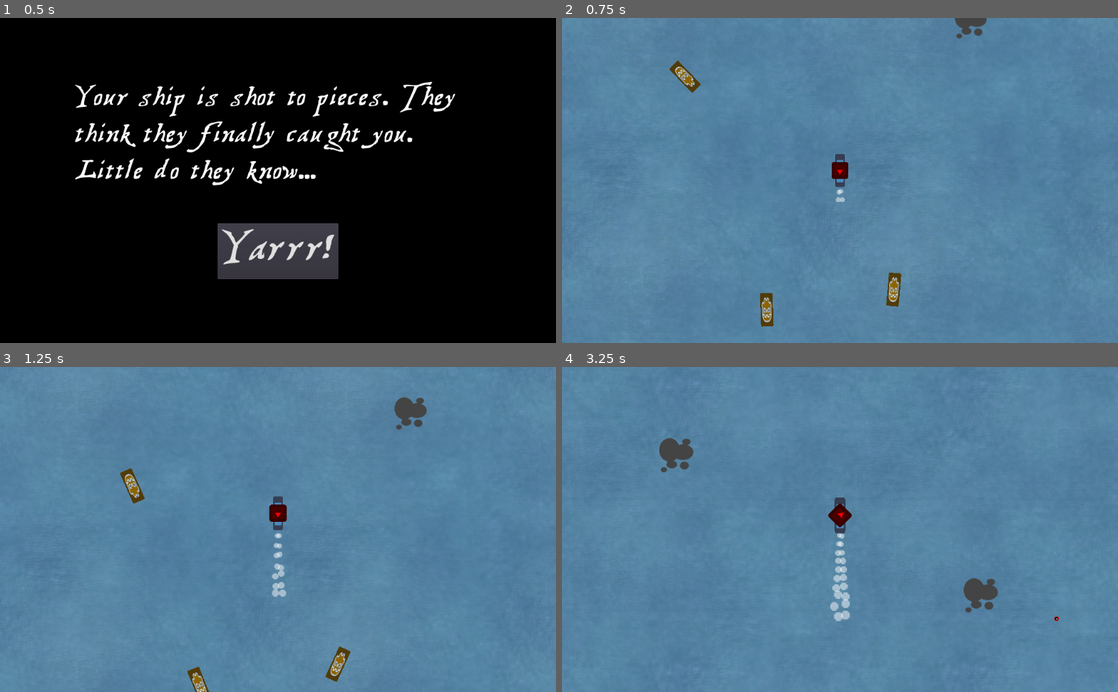
Above: before the commit, frames 1-4 (two rows, left to right).
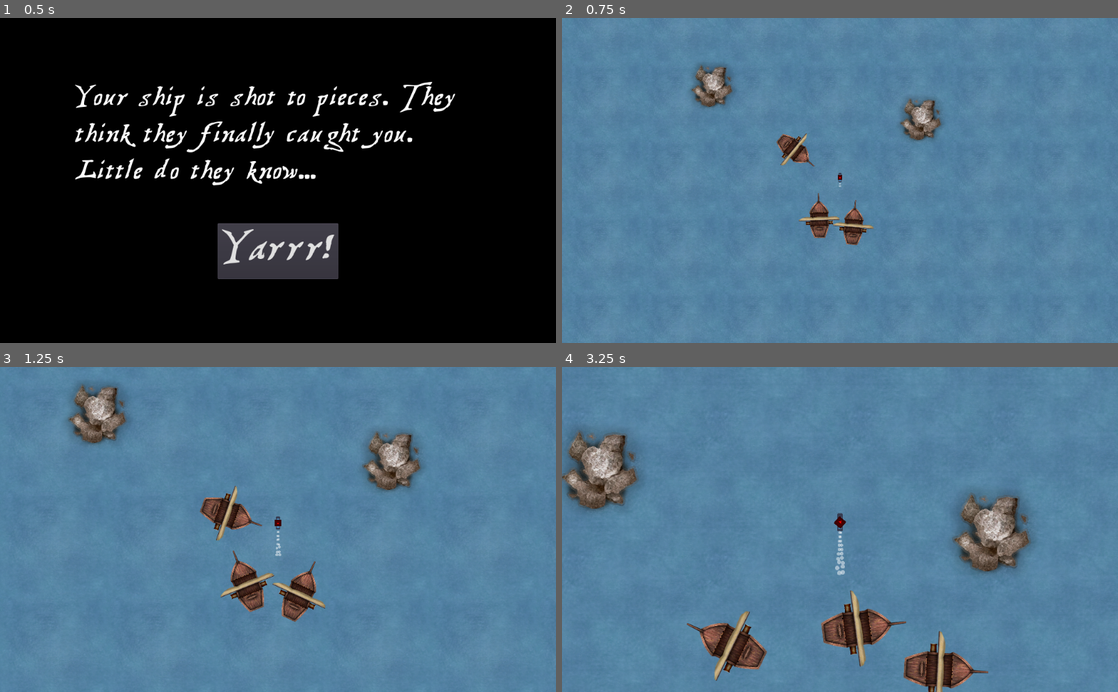
Above: after the commit, the same moments.

Repository: HedgeLizards/grappling
Game: Godot game, scene res://scenes/Menu.tscn
Same seed, same stepped clock (60 frames per second), same inputs: the game is played once before the commit and once after it. The engine's default icon, where the game draws it, is replaced by a stand-in: a white triangle on a blue panel in a dark square.
Inputs (mouse positions are in pixels of both pictures, inside the frame that each line leads up to):
- Up to frame 1 (0.5 s): no input
- Up to frame 2 (0.75 s): click "Yarrr!" at 0.5 s
- Up to frame 3 (1.25 s): no input
- Up to frame 4 (3.25 s): move the mouse to (962, 513) at 1.27 s; tap H (hunt) at 1.35, 2.85 s; click (962, 513) at 1.42 s; move the mouse to (728, 545) at 2.02 s; tap I (idle) at 2.1 s; click (728, 545) at 2.17 s; move the mouse to (895, 458) at 2.77 s; click (895, 458) at 2.92 s

Frame 1 is identical in both runs. In frame 2, 4.0% of the frame differs, in the area x 7-100%, y 0-96%; in frame 3, 6.9%; in frame 4, 11%, in the area x 0-90%, y 18-100%.

Commit message:
some assets and rescaling

Diff:
--- a/scenes/Bullet.tscn
+++ b/scenes/Bullet.tscn
@@ -1,6 +1,6 @@
 [gd_scene load_steps=3 format=2]
 
-[ext_resource path="res://assets/bullet.png" type="Texture" id=1]
+[ext_resource path="res://assets/enemy/enemy_cannonball.png" type="Texture" id=1]
 [ext_resource path="res://scripts/Bullet.gd" type="Script" id=2]
 
 [node name="Bullet" type="Area2D" groups=["dual"]]
@@ -13,6 +13,6 @@
 texture = ExtResource( 1 )
 
 [node name="CollisionPolygon2D" type="CollisionPolygon2D" parent="."]
-polygon = PoolVector2Array( -4, -2, -2, -4, 2, -4, 4, -2, 4, 2, 2, 4, -2, 4, -4, 2 )
+polygon = PoolVector2Array( -10.5, -3, -5, -10.5, 4, -10.5, 11, -4, 10.5, 5, 4.5, 10.5, -5.5, 10, -10.5, 3 )
 
 [connection signal="body_entered" from="." to="." method="_on_Bullet_body_entered"]
--- a/scenes/Main.tscn
+++ b/scenes/Main.tscn
@@ -17,10 +17,10 @@
 script = ExtResource( 8 )
 
 [node name="Sea" type="TextureRect" parent="Environment"]
-margin_left = -5000.0
-margin_top = -5000.0
-margin_right = 5000.0
-margin_bottom = 5000.0
+margin_left = -20000.0
+margin_top = -20000.0
+margin_right = 20000.0
+margin_bottom = 20000.0
 mouse_filter = 2
 texture = ExtResource( 2 )
 stretch_mode = 2
@@ -29,18 +29,19 @@
 autostart = true
 
 [node name="Rock" parent="Environment" instance=ExtResource( 3 )]
-position = Vector2( 252, -319 )
+position = Vector2( 544, -427 )
 
 [node name="Rock3" parent="Environment" instance=ExtResource( 3 )]
-position = Vector2( 254, -972 )
+position = Vector2( 59, -1760 )
 
 [node name="Rock2" parent="Environment" instance=ExtResource( 3 )]
-position = Vector2( -292, -570 )
+position = Vector2( -858, -651 )
 
 [node name="Player" parent="." instance=ExtResource( 1 )]
 
 [node name="Camera2D" type="Camera2D" parent="Player"]
 current = true
+zoom = Vector2( 4, 4 )
 smoothing_enabled = true
 script = ExtResource( 9 )
 
@@ -52,7 +53,7 @@
 rotation = -3.99157
 
 [node name="Ship2" parent="." instance=ExtResource( 5 )]
-position = Vector2( 103, 210 )
+position = Vector2( 90, 295 )
 
 [node name="Hook" parent="." instance=ExtResource( 6 )]
 
--- a/scenes/Rock.tscn
+++ b/scenes/Rock.tscn
@@ -1,13 +1,13 @@
 [gd_scene load_steps=2 format=2]
 
-[ext_resource path="res://assets/rocks.png" type="Texture" id=1]
+[ext_resource path="res://assets/rocks/rock1_1.png" type="Texture" id=1]
 
 [node name="Rock" type="StaticBody2D"]
 collision_layer = 11
 collision_mask = 0
 
 [node name="CollisionPolygon2D" type="CollisionPolygon2D" parent="."]
-polygon = PoolVector2Array( -32, -32, 32, -32, 32, 32, -32, 32 )
+polygon = PoolVector2Array( -79, -128, 81, -117, 131, 35, 80, 116, -19, 137, -71, 125, -131, 29 )
 
 [node name="Sprite" type="Sprite" parent="."]
 texture = ExtResource( 1 )
--- /dev/null
+++ b/scenes/Rock2.tscn
@@ -0,0 +1,11 @@
+[gd_scene load_steps=2 format=2]
+
+[ext_resource path="res://assets/rocks/rock2_1.png" type="Texture" id=1]
+
+[node name="Rock2" type="KinematicBody2D"]
+
+[node name="Sprite" type="Sprite" parent="."]
+texture = ExtResource( 1 )
+
+[node name="CollisionPolygon2D" type="CollisionPolygon2D" parent="."]
+polygon = PoolVector2Array( -119, -43, -110, 40, -63, 96, -5, 134, 63, 111, 143, 25, 116, -43, 23, -139, -79, -101 )
--- a/scenes/Ship.tscn
+++ b/scenes/Ship.tscn
@@ -1,18 +1,15 @@
-[gd_scene load_steps=5 format=2]
+[gd_scene load_steps=4 format=2]
 
-[ext_resource path="res://assets/ship.png" type="Texture" id=1]
+[ext_resource path="res://assets/enemy/enemy_ship.png" type="Texture" id=1]
 [ext_resource path="res://scripts/Ship.gd" type="Script" id=2]
 [ext_resource path="res://assets/SFX_Canon.wav" type="AudioStream" id=3]
-
-[sub_resource type="ConvexPolygonShape2D" id=2]
-points = PoolVector2Array( -20, 0, 20, 0, 100, -100, 0, -300, -100, -100 )
 
 [node name="Ship" type="KinematicBody2D"]
 collision_layer = 6
 script = ExtResource( 2 )
 
 [node name="CollisionPolygon2D" type="CollisionPolygon2D" parent="."]
-polygon = PoolVector2Array( -12, -32, 12, -32, 12, 32, -12, 32 )
+polygon = PoolVector2Array( 0, -103, 37, -70, 67, -24, 66, 77, 39, 151, -33, 151, -63, 73, -63, -24, -38, -72 )
 
 [node name="Sprite" type="Sprite" parent="."]
 texture = ExtResource( 1 )
@@ -23,8 +20,8 @@
 
 [node name="DangerZone" type="Area2D" parent="."]
 
-[node name="CollisionShape2D" type="CollisionShape2D" parent="DangerZone"]
-shape = SubResource( 2 )
+[node name="CollisionPolygon2D" type="CollisionPolygon2D" parent="DangerZone"]
+polygon = PoolVector2Array( -100, 0, 100, 0, 400, -400, 0, -1200, -400, -400 )
 
 [node name="Cannon" type="AudioStreamPlayer2D" parent="."]
 stream = ExtResource( 3 )
--- a/scripts/Bullet.gd
+++ b/scripts/Bullet.gd
@@ -2,8 +2,8 @@
 
 const DAMAGE = 7
 
-export var speed = 400
-export var distance = 1600
+export var speed = 800
+export var distance = 3200
 
 onready var player = get_parent().get_node("Player")
 
--- a/scripts/Camera2D.gd
+++ b/scripts/Camera2D.gd
@@ -2,8 +2,8 @@
 
 const SHAKE_DURATION = 0.25
 const SHAKE_INTENSITY = 3
-const MIN_ZOOM = 0.75
-const MAX_ZOOM = 1.5
+const MIN_ZOOM = 1.5
+const MAX_ZOOM = 3
 const ZOOM_SPEED = 3
 
 var duration = 0
--- a/scripts/Environment.gd
+++ b/scripts/Environment.gd
@@ -5,7 +5,7 @@
 # var a = 2
 export var nrocks = 100
 
-const Rocks = [preload("res://scenes/Rock.tscn")]
+const Rocks = [preload("res://scenes/Rock.tscn"),preload("res://scenes/Rock.tscn")]
 const Ship = preload("res://scenes/Ship.tscn")
 
 # Called when the node enters the scene tree for the first time.
--- a/scripts/Ship.gd
+++ b/scripts/Ship.gd
@@ -1,12 +1,12 @@
 extends KinematicBody2D
 
 
-var speed = 80;
+var speed = 160;
 var drot = 0.3;
 var hunting = true;
 var hunt_rotation = 0.7
 var hunt_aim = 0.1
-var shoot_range = 400
+var shoot_range = 800
 var shoot_cooldown = 0
 
 const Bullet = preload("res://scenes/Bullet.tscn")
